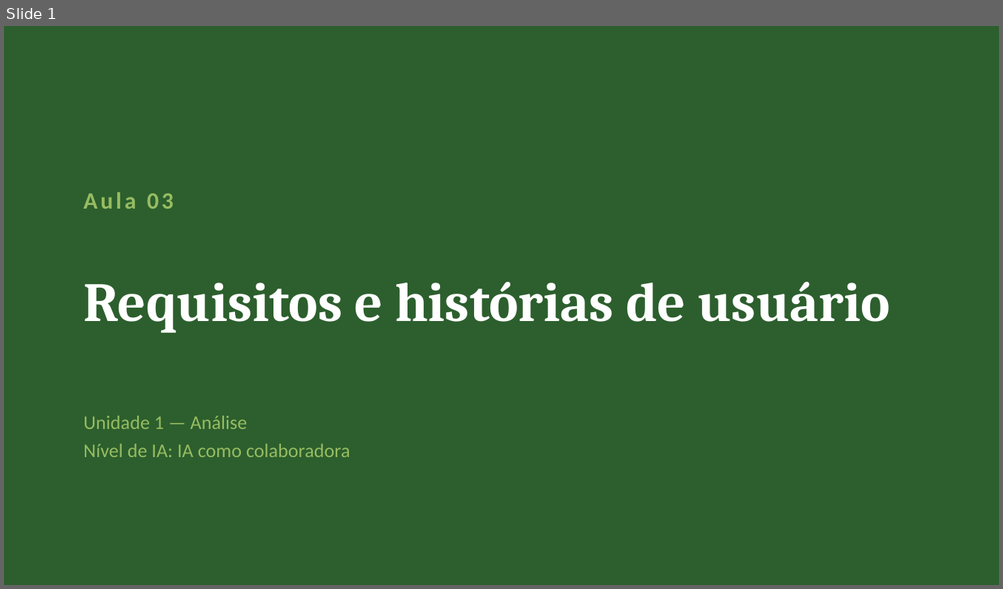
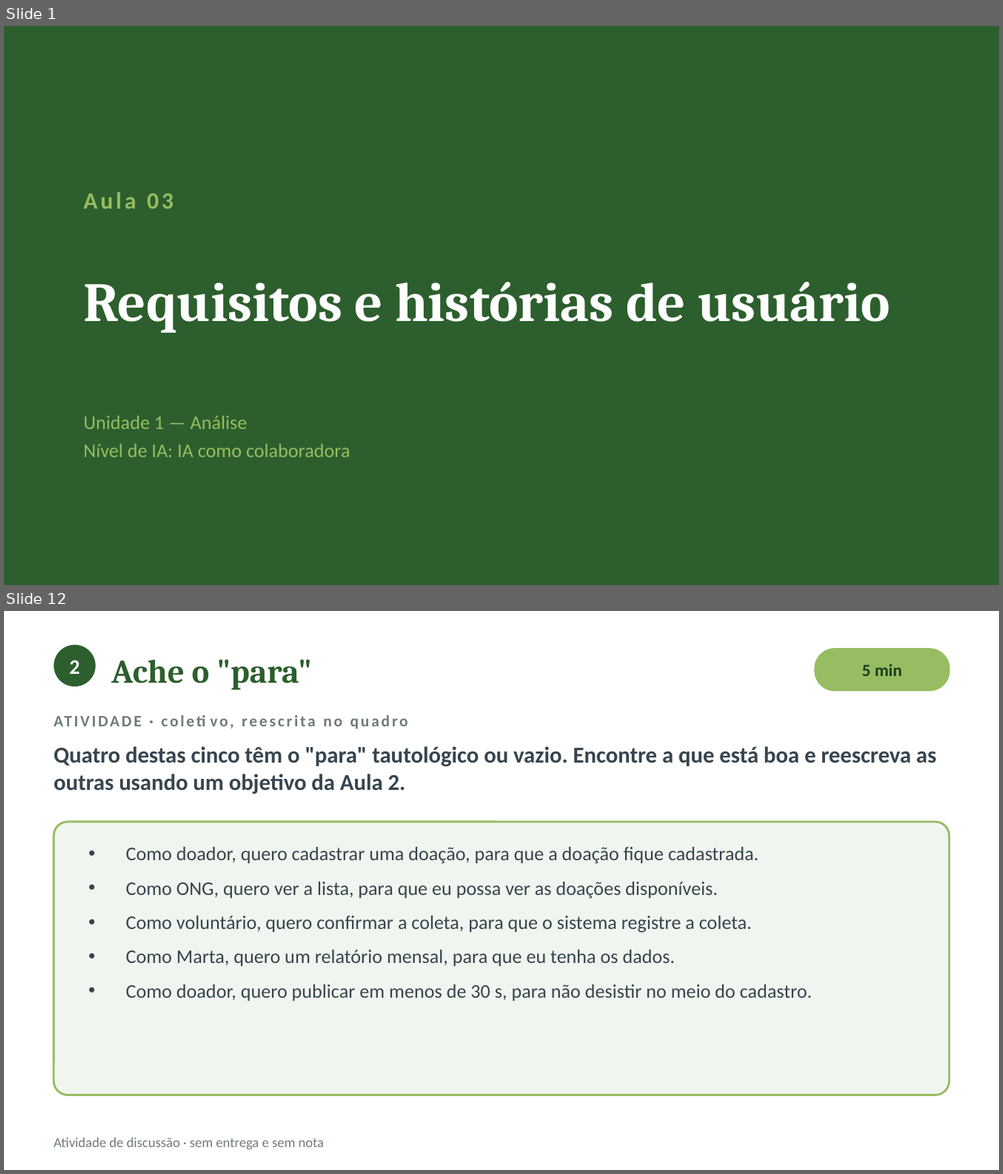
Before and after one commit to CatolicaSC-EngSoft/g1126-analise-projeto-desenvolvimento-agil-alunos, a slide deck: slides/aula-03-requisitos-historias-usuario.pptx. Shown one above the other, each under a label of ours: slide 1 before the commit, slides 1 and 12 after it; the slides between them are not shown. The pictures are 1003x589 and 1003x1174 pixels, drawn with LibreOffice and Linux fonts; fonts in the diff are those of the drawing. Boxes give left, top, right and bottom in pixels: in the first picture for what was removed or moved away, otherwise in the second. Text is boxed around its words. In the diff, an @@ line names an element or a change of style, - is before the commit and + after.

Commit message:
Aula 3: detalhamento do encontro, deck com infográficos e enunciado da atividade

```diff
--- a/slides/aula-03-requisitos-historias-usuario.pptx
+++ b/slides/aula-03-requisitos-historias-usuario.pptx
@@ slide 12 added at [4,611,999,1170], background #FFFFFF @@
@@ ellipse added at [54,645,96,686], fill #2C5F2D @@
@@ rounded rectangle added at [814,649,949,691], fill #97BC62, outline #97BC62 1 pt @@
@@ text added at [69,660,79,674], 15 pt, text #FFFFFF, bold @@
+2
@@ text added at [111,659,312,690], 24 pt, text #2C5F2D, bold @@
+Ache o "para"
@@ text added at [862,664,902,676], 12.5 pt, text #1F3D1F, bold @@
+5 min
@@ text added at [54,746,936,794], 16.5 pt, text #36454F, bold @@
+Quatro destas cinco têm o "para" tautológico ou vazio. Encontre a que está boa e reescreva as outras usando um objetivo da Aula 2.
@@ rounded rectangle added at [54,822,949,1096], fill #F1F5EF, outline #97BC62 1.5 pt @@
@@ text added at [126,847,811,1001], 14 pt, text #36454F @@
+• Como doador, quero cadastrar uma doação, para que a doação fique cadastrada.
+• Como ONG, quero ver a lista, para que eu possa ver as doações disponíveis.
+• Como voluntário, quero confirmar a coleta, para que o sistema registre a coleta.
+• Como Marta, quero um relatório mensal, para que eu tenha os dados.
+• Como doador, quero publicar em menos de 30 s, para não desistir no meio do cadastro.
@@ text added at [646,988,666,998], 11.5 pt, text #6E7D72, bold @@
+ATIVIDADE · coletivo, reescrita no quadro
@@ text added at [54,1138,324,1150], 10 pt, text #6E7D72 @@
+Atividade de discussão · sem entrega e sem nota
```
Also in this commit, not shown: 12 slides changed, 16 other slides added, 3 slides removed, 2 other files.
